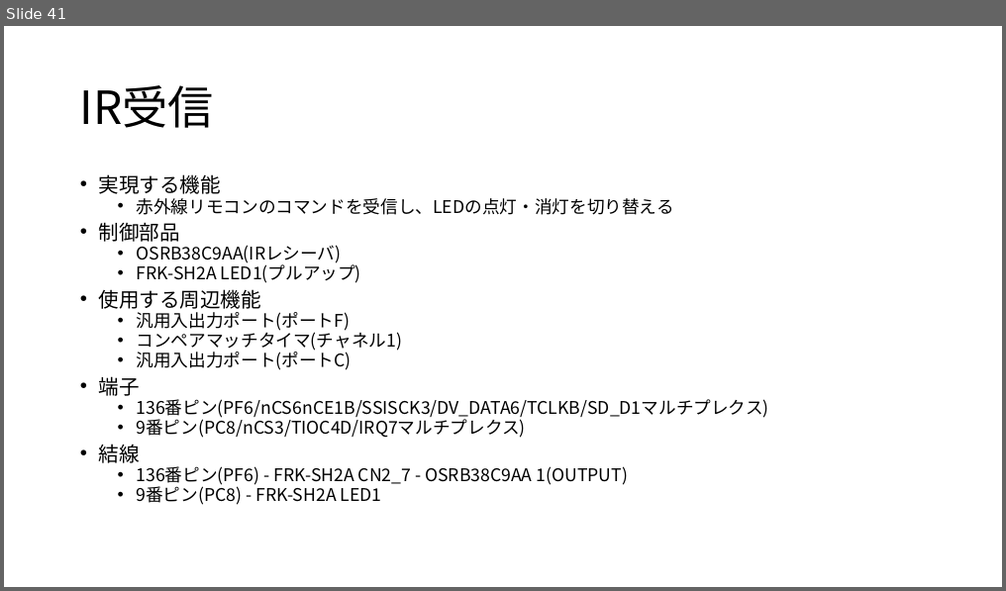
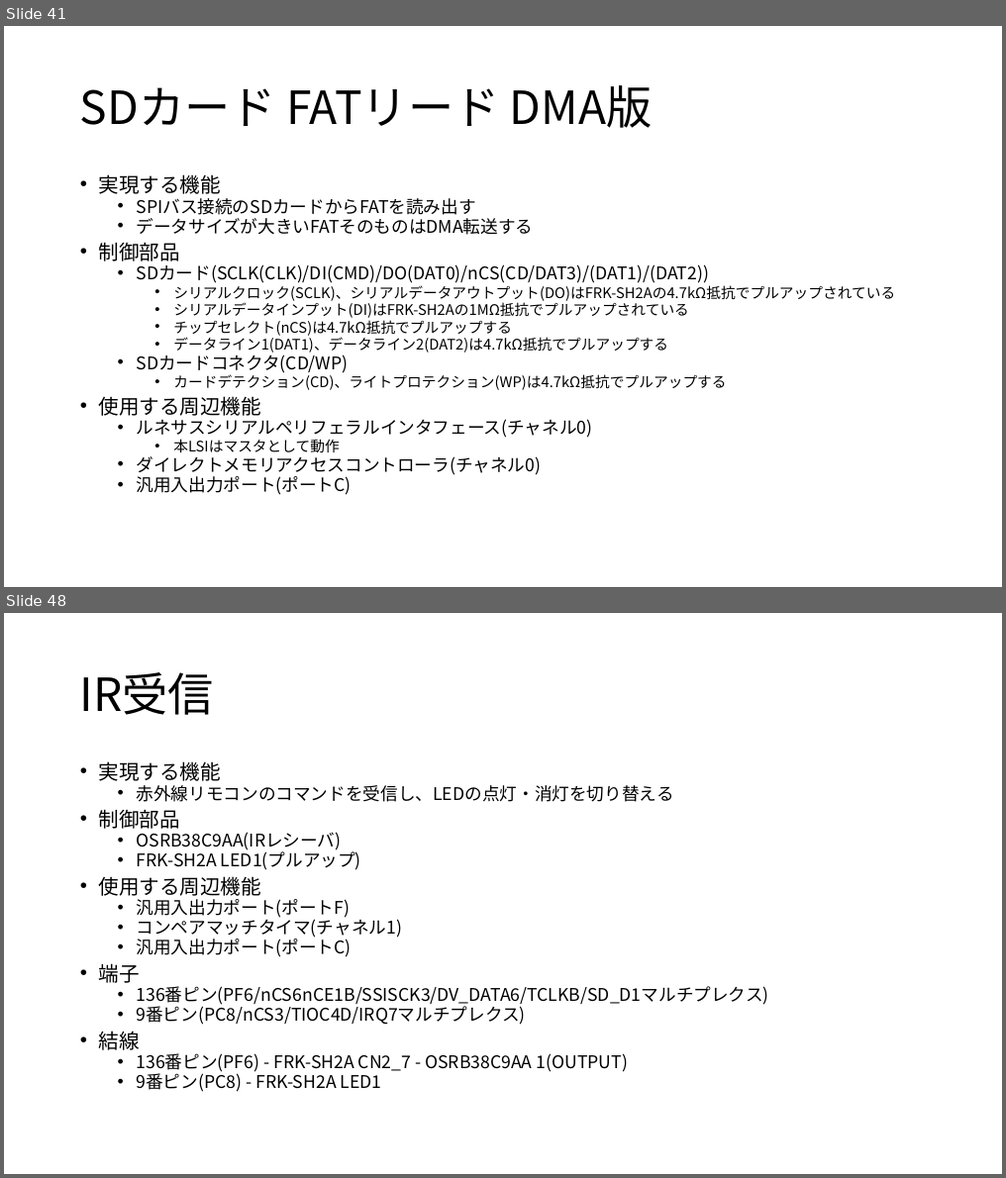
Before and after one commit to moku828/sh7262_an, a slide deck: SH7262アプリケーションノート.pptx. Shown one above the other, each under a label of ours: slide 41 before the commit, slides 41 and 48 after it; the slides between them are not shown. The pictures are 1006x591 and 1006x1178 pixels, drawn with LibreOffice and Linux fonts; fonts in the diff are those of the drawing. Boxes give left, top, right and bottom in pixels: in the first picture for what was removed or moved away, otherwise in the second. Text is boxed around its words. In the diff, an @@ line names an element or a change of style, - is before the commit and + after.

```diff
--- a/SH7262アプリケーションノート.pptx
+++ b/SH7262アプリケーションノート.pptx
@@ slide 41 added at <box>4,26,1002,587</box>, background #FFFFFF @@
@@ title added at <box>80,85,652,128</box>, 44 pt, text #000000 @@
+SDカード FATリード DMA版
@@ text added at <box>99,174,895,495</box>, 14 pt, text #000000 @@
+• 実現する機能
+  • SPIバス接続のSDカードからFATを読み出す
+  • データサイズが大きいFATそのものはDMA転送する
+• 制御部品
+  • SDカード(SCLK(CLK)/DI(CMD)/DO(DAT0)/nCS(CD/DAT3)/(DAT1)/(DAT2))
+    • シリアルクロック(SCLK)、シリアルデータアウトプット(DO)はFRK-SH2Aの4.7kΩ抵抗でプルアップされている
+    • シリアルデータインプット(DI)はFRK-SH2Aの1MΩ抵抗でプルアップされている
+    • チップセレクト(nCS)は4.7kΩ抵抗でプルアップする
+    • データライン1(DAT1)、データライン2(DAT2)は4.7kΩ抵抗でプルアップする
+  • SDカードコネクタ(CD/WP)
+    • カードデテクション(CD)、ライトプロテクション(WP)は4.7kΩ抵抗でプルアップする
+• 使用する周辺機能
+  • ルネサスシリアルペリフェラルインタフェース(チャネル0)
+    • 本LSIはマスタとして動作
+  • ダイレクトメモリアクセスコントローラ(チャネル0)
+  • 汎用入出力ポート(ポートC)
@@ what was slide 41 is now slide 48 @@
```
Also in this commit, not shown: 3 slides changed, 6 other slides added, 4 other files.
